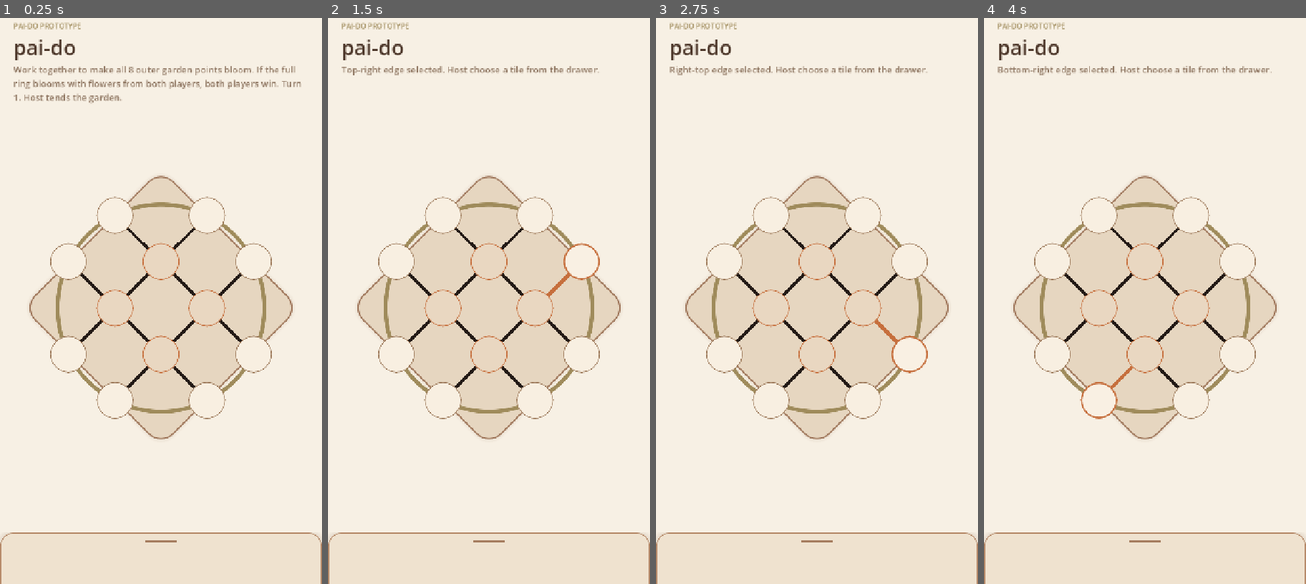
Above: before the commit, frames 1-4 (left to right).
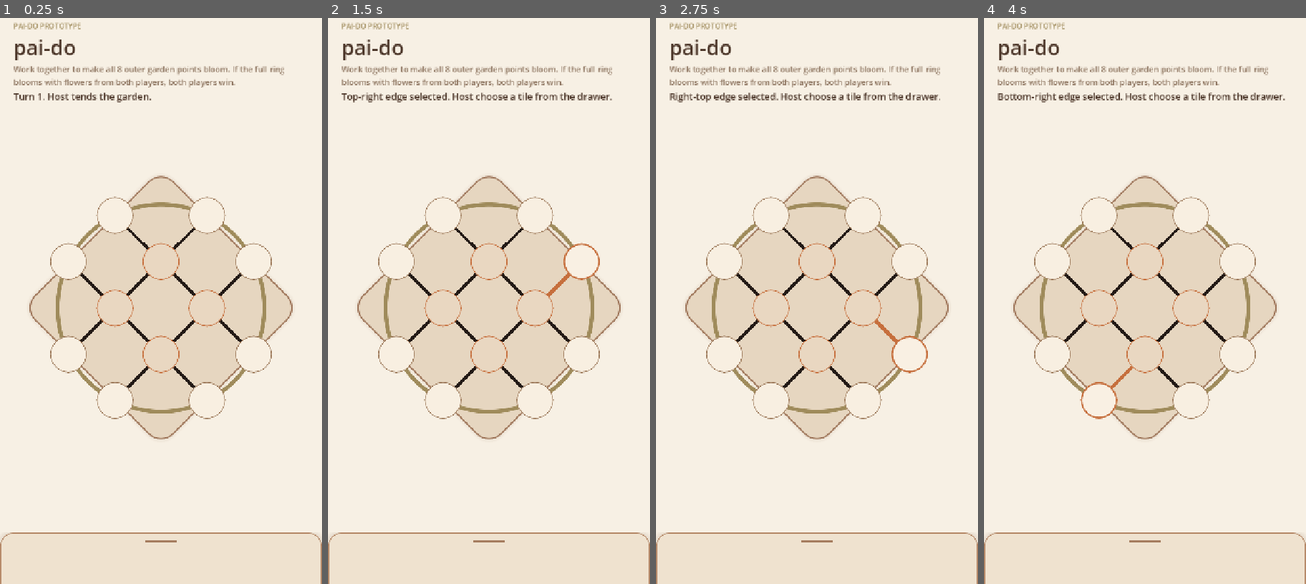
Above: after the commit, the same moments.

Repository: ZacharyEllison/games
Game: Godot game, scene res://scenes/main.tscn
The game is run twice, just before and just after one commit, with the same random seed, the same clock (stepped at 60 frames per second) and the same inputs.
Inputs (mouse positions are in pixels of both pictures, inside the frame that each line leads up to):
- Up to frame 1 (0.25 s): no input
- Up to frame 2 (1.5 s): click (534, 216) at 0.5 s; click (582, 261) at 1.25 s
- Up to frame 3 (2.75 s): click (910, 351) at 2 s
- Up to frame 4 (4 s): click (1190, 402) at 2.75 s; click (1099, 402) at 3.5 s

The runs differ from the first frame. In frame 1, 1.6% of the frame differs, in the area x 4-94%, y 8-16%; in frame 2, 1.6%; in frame 3, 1.6%; in frame 4, 1.6%, in the area x 4-94%, y 8-15%.

Commit message:
Add turn label to UI and update turn text handling in game logic

Diff:
--- a/pai-do/scenes/main.gd
+++ b/pai-do/scenes/main.gd
@@ -25,6 +25,7 @@
 @onready var eyebrow_label: Label = $HeaderMargin/HeaderBox/EyebrowLabel
 @onready var title_label: Label = $HeaderMargin/HeaderBox/TitleLabel
 @onready var status_label: Label = $HeaderMargin/HeaderBox/StatusLabel
+@onready var turn_label: Label = $HeaderMargin/HeaderBox/TurnLabel
 @onready var board_view: BoardView = $BoardView
 @onready var drawer_sheet: PanelContainer = $DrawerSheet
 @onready var drawer_padding: MarginContainer = $DrawerSheet/DrawerPadding
@@ -66,7 +67,8 @@
 	set_process(not Engine.is_editor_hint())
 	_layout_scene()
 	_sync_drawer_copy()
-	_set_status(_intro_status())
+	_set_objective_text(_goal_text())
+	_set_turn_text(_turn_prompt())
 
 
 func _process(delta: float) -> void:
@@ -109,6 +111,7 @@
 	eyebrow_label.text = "PAI-DO PROTOTYPE"
 	title_label.text = "pai-do"
 	status_label.autowrap_mode = TextServer.AUTOWRAP_WORD_SMART
+	turn_label.autowrap_mode = TextServer.AUTOWRAP_WORD_SMART
 	if not board_view.slot_activated.is_connected(_on_board_slot_activated):
 		board_view.slot_activated.connect(_on_board_slot_activated)
 	drawer_sheet.clip_contents = true
@@ -207,7 +210,8 @@
 
 	var title_size := int(clampf(viewport_size.x * 0.072, 30.0, 46.0))
 	var eyebrow_size := int(clampf(viewport_size.x * 0.024, 12.0, 16.0))
-	var status_size := int(clampf(viewport_size.x * 0.034, 15.0, 20.0))
+	var objective_size := int(clampf(viewport_size.x * 0.03, 14.0, 18.0))
+	var turn_size := int(clampf(viewport_size.x * 0.034, 16.0, 21.0))
 	var drawer_title_size := int(clampf(viewport_size.x * 0.04, 18.0, 22.0))
 
 	eyebrow_label.add_theme_font_size_override("font_size", eyebrow_size)
@@ -216,8 +220,10 @@
 	title_label.add_theme_font_size_override("font_size", title_size)
 	title_label.add_theme_color_override("font_color", TEXT_COLOR)
 
-	status_label.add_theme_font_size_override("font_size", status_size)
+	status_label.add_theme_font_size_override("font_size", objective_size)
 	status_label.add_theme_color_override("font_color", MUTED_TEXT_COLOR)
+	turn_label.add_theme_font_size_override("font_size", turn_size)
+	turn_label.add_theme_color_override("font_color", TEXT_COLOR)
 
 	drawer_title.add_theme_font_size_override("font_size", drawer_title_size)
 	drawer_title.add_theme_color_override("font_color", SLOT_TEXT_COLOR)
@@ -249,7 +255,7 @@
 	selected_tile_id = tile_id
 	_refresh_tile_buttons()
 	_sync_drawer_copy()
-	_set_status("%s selected for %s. Tap a board point to place it." % [
+	_set_turn_text("%s selected for %s. Tap a board point to place it." % [
 		String(_tile_by_id(tile_id)["name"]),
 		_player_name(current_player_id),
 	])
@@ -259,7 +265,7 @@
 	if game_over:
 		return
 	if selected_tile_id.is_empty():
-		_set_status("%s selected. %s choose a tile from the drawer." % [
+		_set_turn_text("%s selected. %s choose a tile from the drawer." % [
 			board_view.get_slot_name(slot_id),
 			_player_name(current_player_id),
 		])
@@ -268,7 +274,7 @@
 	var tile_name := String(_tile_by_id(selected_tile_id)["name"])
 	var placement := board_view.place_tile_for_owner(slot_id, selected_tile_id, current_player_id)
 	if not bool(placement["ok"]):
-		_set_status(String(placement["message"]))
+		_set_turn_text(String(placement["message"]))
 		return
 
 	var state_label := _state_label(String(placement["life_state"]))
@@ -276,7 +282,7 @@
 
 	if bool(placement["harmony_win"]):
 		game_over = true
-		_set_status("Harmony circle complete. Host and Guest win together with %d blooming flowers." % [
+		_set_turn_text("Harmony circle complete. Host and Guest win together with %d blooming flowers." % [
 			int(placement["host_blooms"]) + int(placement["guest_blooms"]),
 		])
 		return
@@ -285,7 +291,7 @@
 	_refresh_tile_buttons()
 	_sync_drawer_copy()
 	_advance_turn()
-	_set_status("%s placed %s on %s. The line energy is %s.%s %s" % [
+	_set_turn_text("%s placed %s on %s. The line energy is %s.%s %s" % [
 		_player_name(String(placement["owner_id"])),
 		tile_name,
 		board_view.get_slot_name(slot_id),
@@ -427,8 +433,12 @@
 	drawer_title.text = String(_tile_by_id(selected_tile_id)["name"]) if has_selection else ""
 
 
-func _set_status(text: String) -> void:
+func _set_objective_text(text: String) -> void:
 	status_label.text = text
+
+
+func _set_turn_text(text: String) -> void:
+	turn_label.text = text
 
 
 func _make_round_style(fill_color: Color, border_color: Color, border_width: int) -> StyleBoxFlat:
@@ -468,10 +478,6 @@
 	return "Work together to make all 8 outer garden points bloom. If the full ring blooms with flowers from both players, both players win."
 
 
-func _intro_status() -> String:
-	return "%s %s" % [_goal_text(), _turn_prompt()]
-
-
 func _player_name(player_id: String) -> String:
 	return "Host" if player_id == PLAYER_HOST else "Guest"
 
--- a/pai-do/scenes/main.tscn
+++ b/pai-do/scenes/main.tscn
@@ -391,6 +391,13 @@
 text = "Select a tile from the drawer, then tap a board point."
 autowrap_mode = 3
 
+[node name="TurnLabel" type="Label" parent="HeaderMargin/HeaderBox" unique_id=529104713]
+layout_mode = 2
+theme_override_colors/font_color = Color(0.2901961, 0.20392157, 0.15294118, 1)
+theme_override_font_sizes/font_size = 18
+text = "Turn 1. Host tends the garden."
+autowrap_mode = 3
+
 [node name="BoardView" parent="." unique_id=1118886290 instance=ExtResource("2_board_view")]
 layout_mode = 1
 anchors_preset = 0
